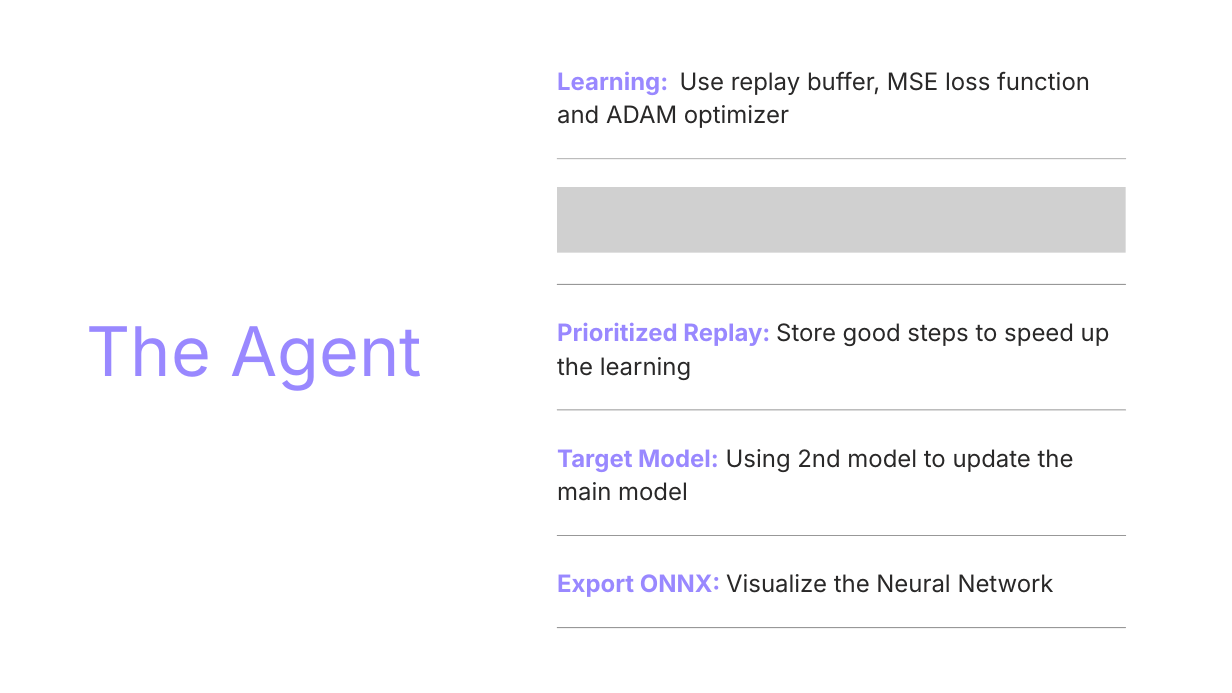
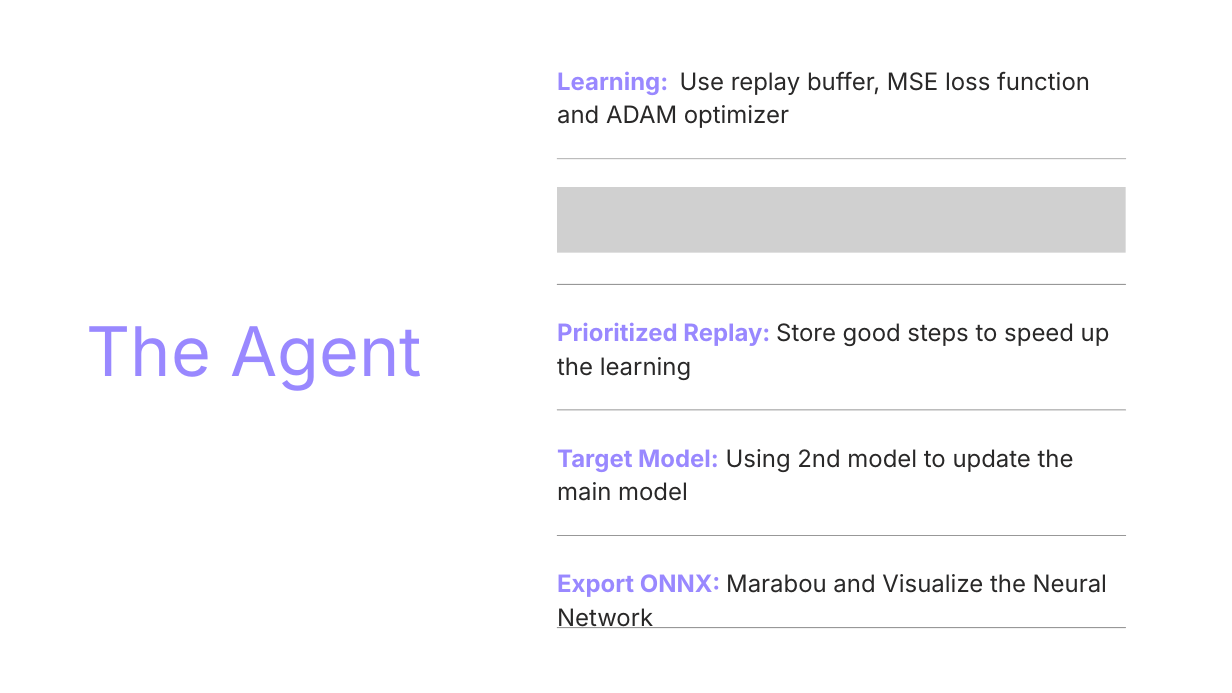
Before and after one commit to Dekel23/Sokoban-DRL, a slide deck: slide 13 of presentation.pptx (slide 12 before the commit). Drawn at 1232x693 pixels with LibreOffice and Linux fonts; fonts in the diff are those of the drawing; grey boxes stand for pictures. Boxes give left, top, right and bottom in pixels: in the first picture for what was removed or moved away, otherwise in the second. Text is boxed around its words. In the diff, an @@ line names an element or a change of style, - is before the commit and + after.

```diff
--- a/presentation.pptx
+++ b/presentation.pptx
@@ text at (x1=557, y1=574, x2=1107, y2=628): text changed @@
-Export ONNX: Visualize the Neural Network
+Export ONNX: Marabou and Visualize the Neural Network
```
Also in this commit, not shown: 3 other slides changed, 1 other file.
